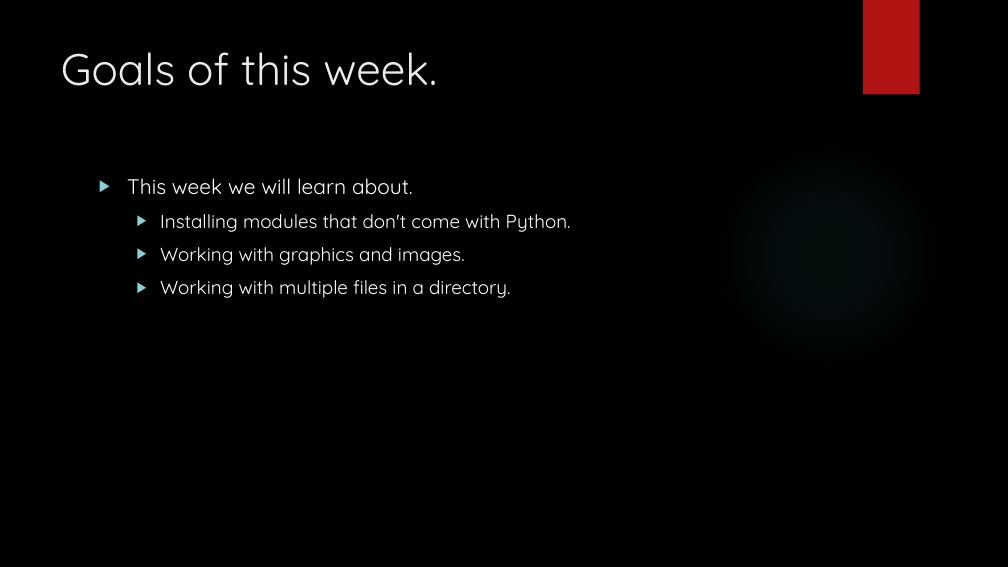
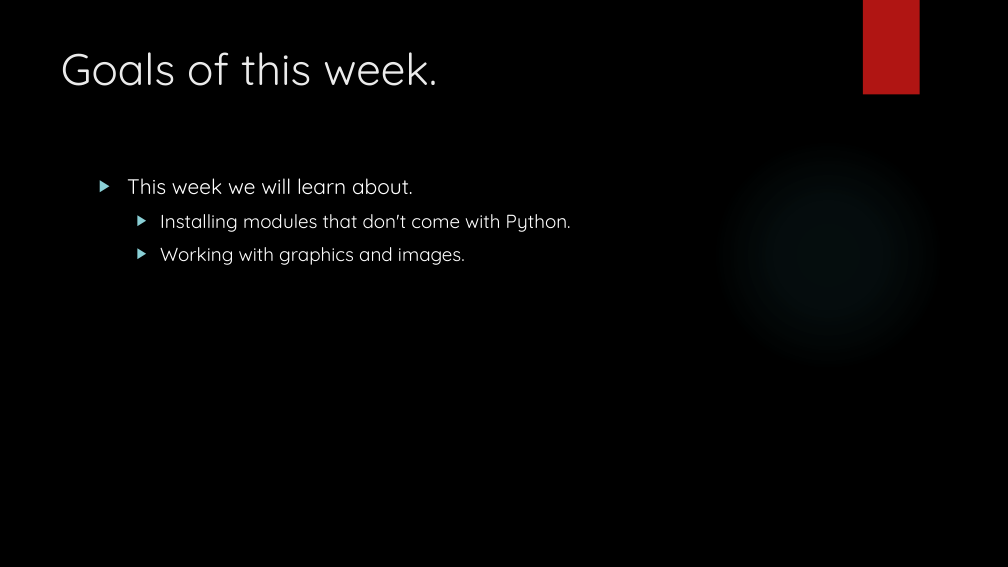
Before and after one commit to davidgroves/DGM_Tutorials, a slide deck: slide 2 of week6/week6.pptx. Drawn at 1008x567 pixels with LibreOffice and Linux fonts; fonts in the diff are those of the drawing; background and template pictures are left out. Boxes give left, top, right and bottom in pixels: in the first picture for what was removed or moved away, otherwise in the second. Text is boxed around its words. In the diff, an @@ line names an element or a change of style, - is before the commit and + after.

```diff
--- a/week6/week6.pptx
+++ b/week6/week6.pptx
@@ text at [160, 280, 510, 298]: paragraph removed @@
-  ▶ Working with multiple files in a directory.
```
